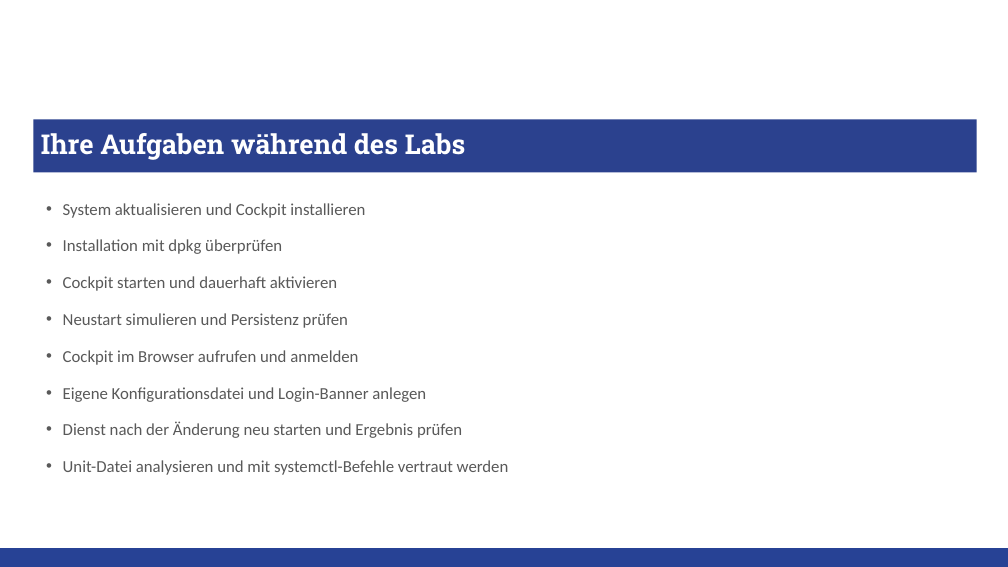
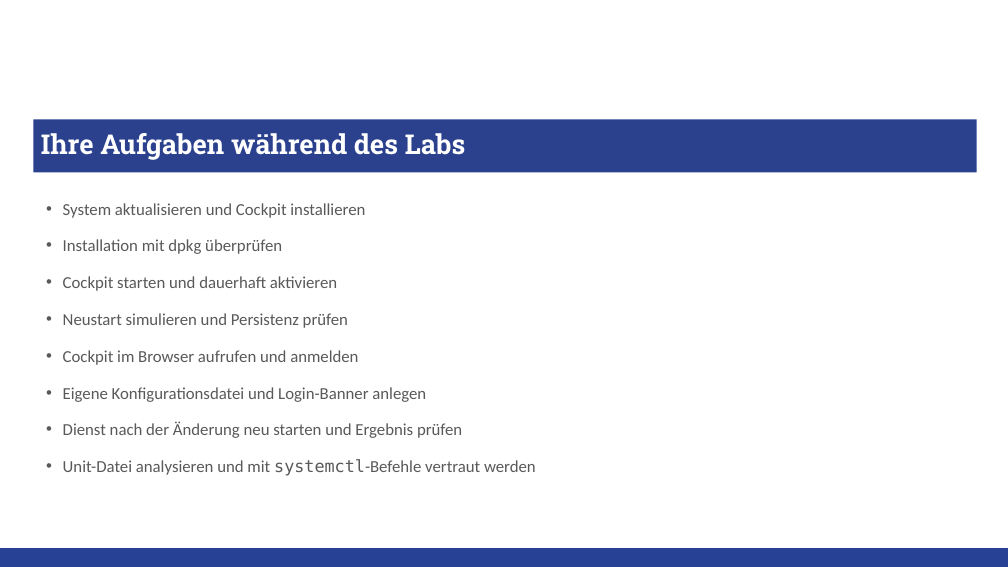
Before and after one commit to Lotter69/2026_02_linux, a slide deck: slide 5 of Vorbereitung/Lab01_Übersicht.pptx. Drawn at 1008x567 pixels with LibreOffice and Linux fonts; fonts in the diff are those of the drawing; background and template pictures are left out. Boxes give left, top, right and bottom in pixels: in the first picture for what was removed or moved away, otherwise in the second. Text is boxed around its words. In the diff, an @@ line names an element or a change of style, - is before the commit and + after.

```diff
--- a/Vorbereitung/Lab01_Übersicht.pptx
+++ b/Vorbereitung/Lab01_Übersicht.pptx
@@ text at [63, 459, 536, 476]: font Calibri to DejaVu Sans Mono in "systemctl-Befehle" @@
```
Also in this commit, not shown: 3 other slides changed.
